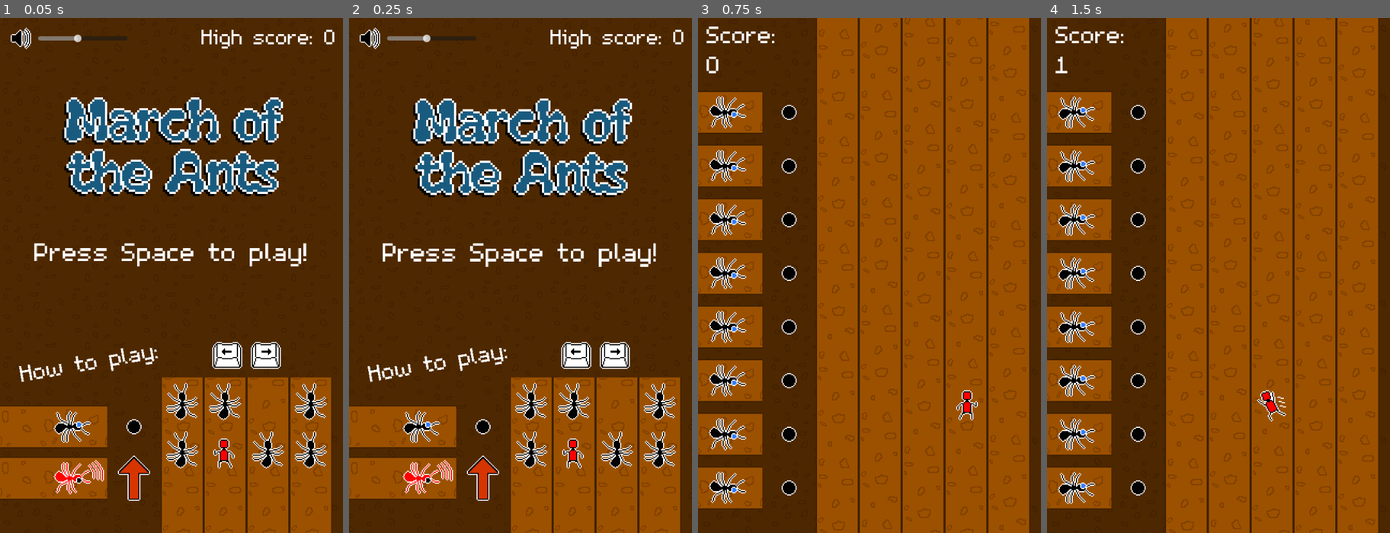
Above: before the commit, frames 1-4 (left to right).
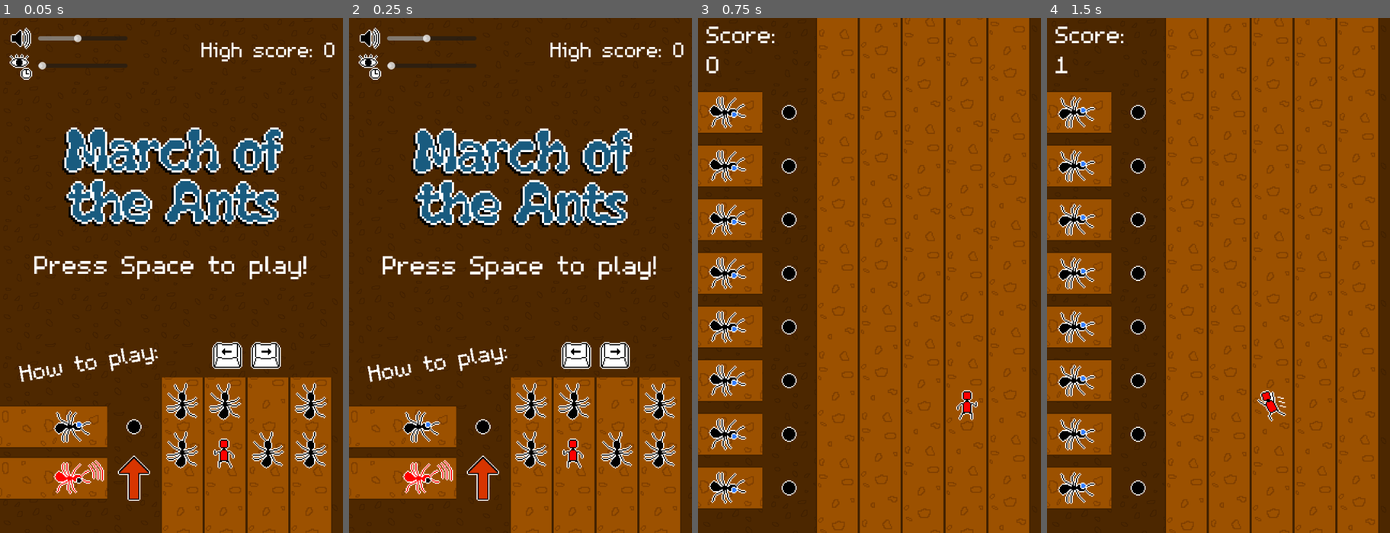
Above: after the commit, the same moments.

Repository: PizzaLovers007/Acerola-Jam-0
Game: Godot game, scene res://Scenes/MainMenu.tscn
Two runs of this game, one before a commit and one after it. Both use one fixed random seed, a clock stepped at 60 frames per second and the inputs below. Sound files missing from this copy of the repository are replaced by a short silence.
Inputs:
- Up to frame 1 (0.05 s): no input
- Up to frame 2 (0.25 s): no input
- Up to frame 3 (0.75 s): tap Space at 0.5 s; hold Right (ui_right) from 0.53 s (still down); tap Enter (ui_accept) at 0.6 s
- Up to frame 4 (1.5 s): tap Enter (ui_accept) at 0.77, 1.07, 1.25, 1.35 s; release Right (ui_right) at 1.28 s; hold Left (ui_left) from 1.28 s (still down)

The runs differ from the first frame. In frame 1, 14% of the frame differs, in the area x 2-98%, y 2-51%; in frame 2, 14%; in frame 3, nothing differs; in frame 4, nothing differs.

Commit message:
Visual delay slider
Sometimes breaks animations

Diff:
--- a/Scenes/MainMenu.tscn
+++ b/Scenes/MainMenu.tscn
@@ -15,6 +15,7 @@
 [ext_resource type="Texture2D" uid="uid://bof2abmmlcr7r" path="res://Sprites/right_key_up.png" id="11_vnh01"]
 [ext_resource type="FontFile" uid="uid://cfoaalrw3kscn" path="res://Fonts/m5x7.ttf" id="12_our7o"]
 [ext_resource type="Texture2D" uid="uid://cd35nthh0bb3q" path="res://Sprites/volume.png" id="15_ihxy1"]
+[ext_resource type="Texture2D" uid="uid://b52kw5x08dysk" path="res://Sprites/visual_delay.png" id="16_b1347"]
 
 [sub_resource type="ShaderMaterial" id="ShaderMaterial_pavie"]
 shader = ExtResource("1_k1dvq")
@@ -118,7 +119,7 @@
 texture = ExtResource("11_vnh01")
 
 [node name="Title" type="Sprite2D" parent="MainCanvasLayer"]
-position = Vector2(320, 212)
+position = Vector2(320, 268)
 scale = Vector2(4, 4)
 texture = ExtResource("4_6urih")
 
@@ -129,9 +130,9 @@
 anchor_right = 0.5
 anchor_bottom = 0.5
 offset_left = -320.0
-offset_top = -75.0
+offset_top = -51.0
 offset_right = 320.0
-offset_bottom = -5.0
+offset_bottom = 19.0
 grow_horizontal = 2
 grow_vertical = 2
 pivot_offset = Vector2(320, 35)
@@ -166,9 +167,9 @@
 anchor_right = 0.5
 anchor_bottom = 0.5
 offset_left = -333.0
-offset_top = -471.0
+offset_top = -447.0
 offset_right = 307.0
-offset_bottom = -411.0
+offset_bottom = -387.0
 grow_horizontal = 2
 grow_vertical = 2
 pivot_offset = Vector2(320, 30)
@@ -191,3 +192,16 @@
 max_value = 12.0
 step = 0.1
 value = -6.0
+
+[node name="VisualDelay" type="Sprite2D" parent="MainCanvasLayer"]
+position = Vector2(38, 91)
+scale = Vector2(2, 2)
+texture = ExtResource("16_b1347")
+
+[node name="VisualDelaySlider" type="HSlider" parent="MainCanvasLayer"]
+offset_left = 71.0
+offset_top = 70.0
+offset_right = 238.0
+offset_bottom = 109.0
+max_value = 250.0
+step = 5.0
--- a/Scripts/Core/GameController.gd
+++ b/Scripts/Core/GameController.gd
@@ -41,6 +41,7 @@
 func _process(delta: float) -> void:
 	match curr_state:
 		GameState.START:
+			conductor.visual_offset_ms = save_system.visual_delay
 			conductor.play()
 			curr_state = GameState.PLAYING
 		GameState.DEAD:
--- a/Scripts/Core/SaveSystem.gd
+++ b/Scripts/Core/SaveSystem.gd
@@ -8,7 +8,11 @@
 static var volume: float = -6:
 	set(value):
 		volume = value
-		AudioServer.set_bus_volume_db(AudioServer.get_bus_index("Master"), volume)
+		AudioServer.set_bus_volume_db(AudioServer.get_bus_index("Master"), value)
+		_mark_dirty()
+static var visual_delay: int = 0:
+	set(value):
+		visual_delay = value
 		_mark_dirty()
 
 static var _unsaved_values: bool = false
@@ -22,7 +26,8 @@
 		return
 	high_score = file.get_32()
 	volume = file.get_float()
-	print("loaded! high_score=", high_score, " volume=", volume)
+	visual_delay = file.get_32()
+	print("loaded! high_score=", high_score, " volume=", volume, " visual_delay=", visual_delay)
 
 
 func _process(delta: float) -> void:
@@ -42,6 +47,7 @@
 	var file = FileAccess.open("user://save.dat", FileAccess.WRITE)
 	file.store_32(high_score)
 	file.store_float(volume)
+	file.store_32(visual_delay)
 	_unsaved_values = false
 	print("saved!")
 
--- a/Scripts/Menu/MainMenu.gd
+++ b/Scripts/Menu/MainMenu.gd
@@ -21,6 +21,7 @@
 @onready var tutorial_text: RichTextLabel = $MainCanvasLayer/TutorialText
 @onready var high_score_text: RichTextLabel = $MainCanvasLayer/HighScoreText
 @onready var volume_slider: HSlider = $MainCanvasLayer/VolumeSlider
+@onready var visual_delay_slider: HSlider = $MainCanvasLayer/VisualDelaySlider
 
 var _down_arrow_img: CompressedTexture2D = preload("res://Sprites/down_arrow.png")
 var _up_arrow_img: CompressedTexture2D = preload("res://Sprites/up_arrow.png")
@@ -38,6 +39,8 @@
 	conductor.eighth_passed.connect(_move_player)
 	volume_slider.value_changed.connect(_on_volume_changed)
 	volume_slider.value = save_system.volume
+	visual_delay_slider.value_changed.connect(_on_visual_delay_changed)
+	visual_delay_slider.value = save_system.visual_delay
 	high_score_text.text = "[right]High score: %d[/right]" % save_system.high_score
 
 
@@ -116,6 +119,11 @@
 	save_system.volume = value
 
 
+func _on_visual_delay_changed(value: float) -> void:
+	save_system.visual_delay = value
+	conductor.visual_offset_ms = value
+
+
 # Called every frame. 'delta' is the elapsed time since the previous frame.
 func _process(delta: float) -> void:
 	if not conductor.is_playing:
Not shown: 1 places in Scenes/MainMenu.tscn that only renumber resources
Binary file added: Sprites/visual_delay.png
Not shown, added: Sprites/visual_delay.png.import
